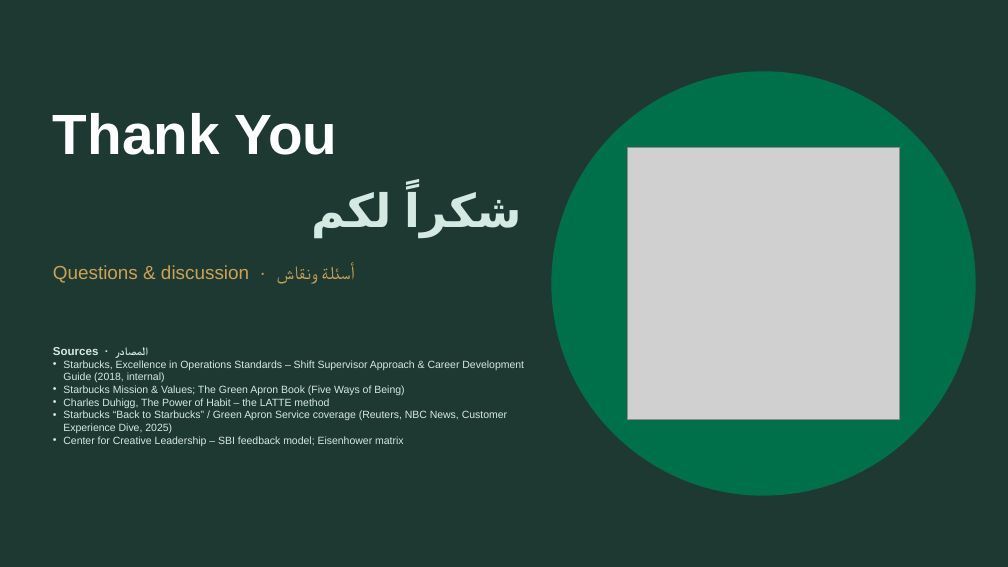
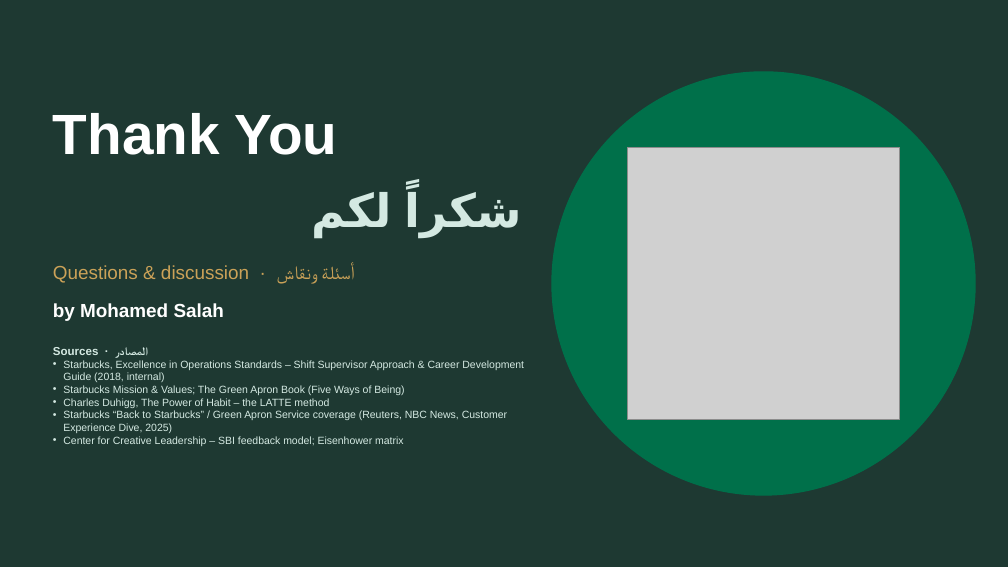
Before and after one commit to zeusmess/zeusstudio, a slide deck: slide 27 of starbucks-training/Starbucks_Shift_Supervisor_Program.pptx. Drawn at 1008x567 pixels with LibreOffice and Linux fonts; fonts in the diff are those of the drawing; grey boxes stand for pictures. Boxes give left, top, right and bottom in pixels: in the first picture for what was removed or moved away, otherwise in the second. Text is boxed around its words. In the diff, an @@ line names an element or a change of style, - is before the commit and + after.

```diff
--- a/starbucks-training/Starbucks_Shift_Supervisor_Program.pptx
+++ b/starbucks-training/Starbucks_Shift_Supervisor_Program.pptx
@@ text added at [53,303,224,321], 18 pt, text #FFFFFF, bold @@
+by Mohamed Salah
```
Also in this commit, not shown: 1 other slide changed, 1 other file.
